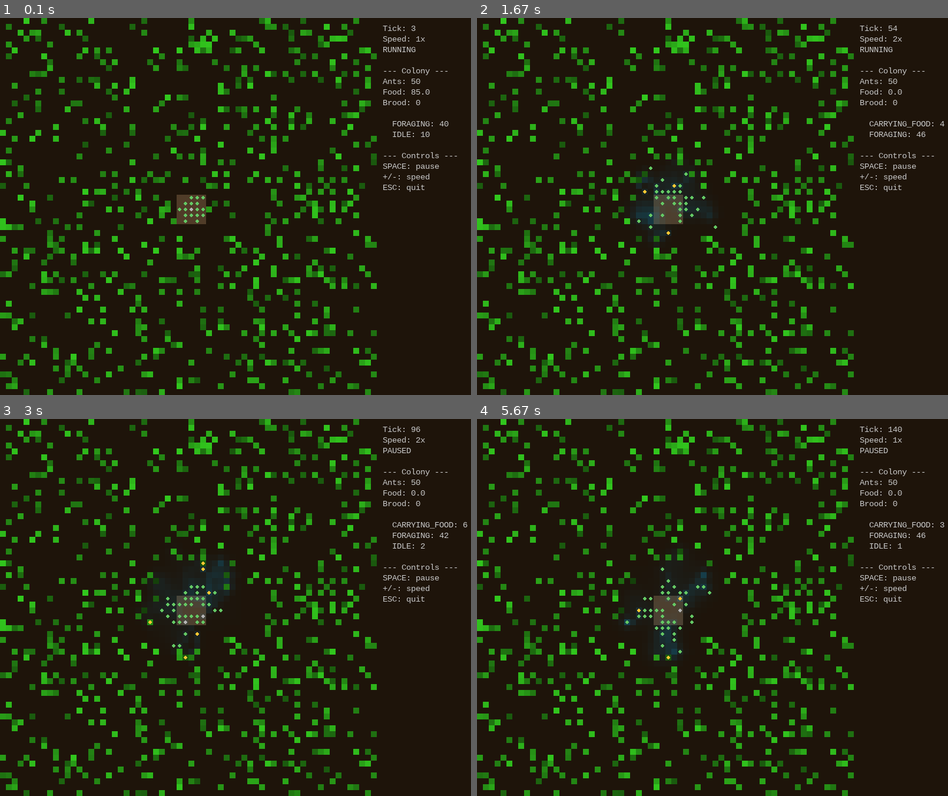
Above: before the commit, frames 1-4 (two rows, left to right).
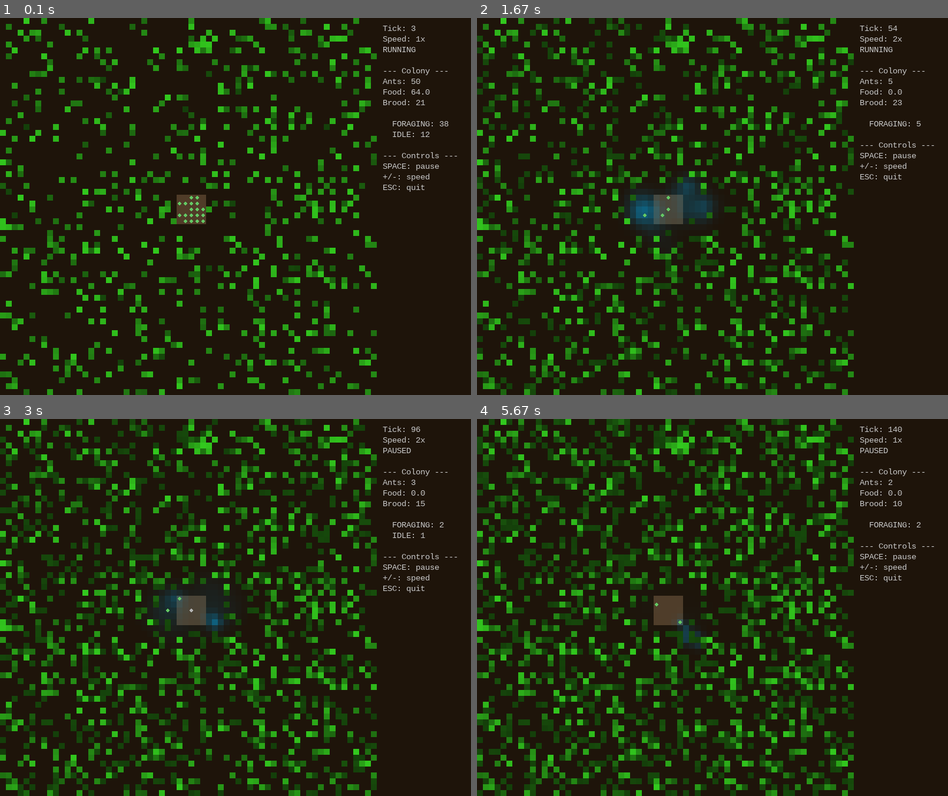
Above: after the commit, the same moments.

Repository: petrofang/anthemyr
Game: pygame game, started from anthemyr/__main__.py
The game is run twice, just before and just after one commit, with the same random seed, the same clock (stepped at 60 frames per second) and the same inputs.
Inputs:
- Up to frame 1 (0.1 s): no input
- Up to frame 2 (1.67 s): tap + at 0.33 s; tap Space at 0.67, 1.07, 1.37, 1.57 s
- Up to frame 3 (3 s): tap Space at 1.9, 2.2, 2.4, 2.7, 2.97 s
- Up to frame 4 (5.67 s): tap Space at 3.3, 3.6, 3.73, 4.13, 4.43, 4.8, 5.2, 5.5 s; tap - at 3.38, 4.88 s

The runs differ from the first frame. In frame 1, 0.5% of the frame differs, in the area x 1-96%, y 12-93%; in frame 2, 8.9%; in frame 3, 13%; in frame 4, 18%, in the area x 0-100%, y 0-100%.

Commit message:
Colony lifecycle: aging, starvation, food regen, brood development
- Ants age each tick and die after max_age (default 500 ticks)
- Colony starvation: ants take HP damage when food_stores = 0
- Food regeneration: cells slowly regrow food (configurable rate/cap)
- Queen egg-laying: eggs proportional to surplus food (cost: 1 food/egg)
- Brood development: brood_count matures into new ants over time
- DEATH pheromone deposited at corpse sites
- 6 new config params in SimulationConfig + default.yaml
- 19 new tests (60 total), determinism verified

Diff:
--- a/anthemyr/colony/colony.py
+++ b/anthemyr/colony/colony.py
@@ -28,6 +28,7 @@
         nest_y: Y coordinate of the nest entrance.
         food_stores: Accumulated food reserves.
         brood_count: Number of developing larvae/pupae.
+        brood_progress: Ticks accumulated toward next brood maturation.
         traits: Genetic trait profile for this colony.
         policies: Current policy-slider settings.
         ants: Living ant population.
@@ -39,6 +40,7 @@
     nest_y: int
     food_stores: float = 100.0
     brood_count: int = 0
+    brood_progress: int = 0
     traits: Traits = field(default_factory=Traits)
     policies: Policies = field(default_factory=Policies)
     ants: list[Ant] = field(default_factory=list)
@@ -71,6 +73,81 @@
         consumption = len(self.ants) * amount_per_ant
         self.food_stores = max(0.0, self.food_stores - consumption)
 
+    def apply_starvation(self, damage: float) -> None:
+        """Damage all ants when the colony has no food.
+
+        Args:
+            damage: HP lost per ant this tick.
+        """
+        if self.food_stores > 0:
+            return
+        for ant in self.ants:
+            ant.hp -= damage
+
+    def apply_aging(self, max_age: int) -> None:
+        """Kill ants that have exceeded their maximum lifespan.
+
+        Args:
+            max_age: Age in ticks after which an ant dies.
+        """
+        for ant in self.ants:
+            if ant.age >= max_age:
+                ant.hp = 0.0
+
+    def lay_eggs(self, egg_rate: float, rng: Generator) -> None:
+        """Queen lays eggs proportional to surplus food stores.
+
+        Egg-laying costs food: each egg costs 1 unit.
+
+        Args:
+            egg_rate: Eggs per tick per unit of surplus food.
+            rng: Seeded random generator.
+        """
+        if self.food_stores <= 10.0:
+            return  # need a baseline before investing in brood
+
+        surplus = self.food_stores - 10.0
+        expected_eggs = surplus * egg_rate
+        # Stochastic: fractional part becomes a probability
+        whole = int(expected_eggs)
+        frac = expected_eggs - whole
+        eggs = whole + (1 if rng.random() < frac else 0)
+
+        # Cap eggs by available food (each egg costs 1 unit)
+        eggs = min(eggs, int(self.food_stores))
+        if eggs > 0:
+            self.brood_count += eggs
+            self.food_stores -= eggs
+
+    def develop_brood(
+        self,
+        mature_ticks: int,
+        rng: Generator,
+    ) -> int:
+        """Advance brood development; mature brood become new ants.
+
+        Brood progress accumulates each tick. When it reaches the
+        maturation threshold, one brood hatches into an adult ant.
+
+        Args:
+            mature_ticks: Ticks required for one brood to mature.
+            rng: Seeded random generator.
+
+        Returns:
+            Number of new ants hatched this tick.
+        """
+        if self.brood_count <= 0:
+            return 0
+
+        self.brood_progress += self.brood_count
+        hatched = 0
+        while self.brood_progress >= mature_ticks and self.brood_count > 0:
+            self.brood_progress -= mature_ticks
+            self.brood_count -= 1
+            self.spawn_ant(rng)
+            hatched += 1
+        return hatched
+
     def remove_dead(self) -> list[Ant]:
         """Remove and return ants that have died (hp <= 0 or starved).
 
--- a/anthemyr/simulation/config.py
+++ b/anthemyr/simulation/config.py
@@ -23,6 +23,12 @@
         world_height: Number of grid rows.
         day_length: Ticks per full day/night cycle.
         initial_ants: Starting ant population per colony.
+        max_age: Maximum ant lifespan in ticks before death.
+        starvation_damage: HP lost per ant per tick when food is 0.
+        food_regen_rate: Probability per cell per tick of food regrowth.
+        food_cap: Maximum food a cell can hold.
+        egg_rate: Eggs laid per tick per unit of surplus food.
+        brood_mature_ticks: Ticks for brood to mature into an adult ant.
         pheromone_defaults: Per-type diffusion/evaporation overrides.
     """
 
@@ -31,6 +37,19 @@
     world_height: int = 64
     day_length: int = 100
     initial_ants: int = 50
+
+    # Ant lifecycle
+    max_age: int = 500
+    starvation_damage: float = 0.05
+
+    # Food regeneration
+    food_regen_rate: float = 0.002
+    food_cap: float = 5.0
+
+    # Brood development
+    egg_rate: float = 0.1
+    brood_mature_ticks: int = 100
+
     pheromone_defaults: dict[str, dict[str, float]] = field(default_factory=dict)
 
     @classmethod
@@ -56,5 +75,20 @@
             world_height=data.get("world_height", cls.world_height),
             day_length=data.get("day_length", cls.day_length),
             initial_ants=data.get("initial_ants", cls.initial_ants),
+            max_age=data.get("max_age", cls.max_age),
+            starvation_damage=data.get(
+                "starvation_damage",
+                cls.starvation_damage,
+            ),
+            food_regen_rate=data.get(
+                "food_regen_rate",
+                cls.food_regen_rate,
+            ),
+            food_cap=data.get("food_cap", cls.food_cap),
+            egg_rate=data.get("egg_rate", cls.egg_rate),
+            brood_mature_ticks=data.get(
+                "brood_mature_ticks",
+                cls.brood_mature_ticks,
+            ),
             pheromone_defaults=data.get("pheromone_defaults", {}),
         )
--- a/anthemyr/simulation/engine.py
+++ b/anthemyr/simulation/engine.py
@@ -81,10 +81,19 @@
         2. Pheromones
         3. Ants
         4. Conflicts
-        5. Colony-level effects
+        5. Colony-level effects (food, aging, starvation, brood, death)
         """
+        from anthemyr.pheromones.fields import PheromoneType
+
         # 1. Update environment
         self.environment.update(self.world, self.rng)
+
+        # 1b. Regenerate food on the world grid
+        self.world.regenerate_food(
+            self.rng,
+            regen_rate=self.config.food_regen_rate,
+            food_cap=self.config.food_cap,
+        )
 
         # 2. Update pheromone fields
         update_field(self.pheromone_field)
@@ -107,7 +116,25 @@
         # 5. Colony-level effects
         for colony in self.colonies:
             colony.consume_food()
-            colony.remove_dead()
+            colony.apply_starvation(self.config.starvation_damage)
+            colony.apply_aging(self.config.max_age)
+
+            # Deposit DEATH pheromone at corpse sites before removing
+            dead = colony.remove_dead()
+            for ant in dead:
+                self.pheromone_field.deposit(
+                    PheromoneType.DEATH,
+                    ant.x,
+                    ant.y,
+                    5.0,
+                )
+
+            # Brood lifecycle
+            colony.lay_eggs(self.config.egg_rate, self.rng)
+            colony.develop_brood(
+                self.config.brood_mature_ticks,
+                self.rng,
+            )
 
         self.tick += 1
 
--- a/anthemyr/world/world.py
+++ b/anthemyr/world/world.py
@@ -113,3 +113,30 @@
                 if 0 <= nx < self.width and 0 <= ny < self.height:
                     self.cells[ny][nx].is_nest = True
                     self.cells[ny][nx].food = 0.0
+
+    def regenerate_food(
+        self,
+        rng: Generator,
+        *,
+        regen_rate: float = 0.002,
+        food_cap: float = 5.0,
+    ) -> None:
+        """Slowly regrow food on non-nest cells each tick.
+
+        Each non-nest cell has a small probability of gaining a bit
+        of food, capped at ``food_cap``.
+
+        Args:
+            rng: Seeded random generator.
+            regen_rate: Probability per cell per tick of food growth.
+            food_cap: Maximum food a cell can hold.
+        """
+        for row in self.cells:
+            for cell in row:
+                if cell.is_nest:
+                    continue
+                if cell.food < food_cap and rng.random() < regen_rate:
+                    cell.food = min(
+                        food_cap,
+                        cell.food + float(rng.uniform(0.1, 0.5)),
+                    )
--- a/config/default.yaml
+++ b/config/default.yaml
@@ -12,6 +12,16 @@
 
 # Colony
 initial_ants: 50
+max_age: 500               # ticks before an ant dies of old age
+starvation_damage: 0.05    # HP lost per ant per tick when food_stores is 0
+
+# Food regeneration
+food_regen_rate: 0.002     # probability per non-nest cell per tick
+food_cap: 5.0              # max food a cell can hold
+
+# Brood development
+egg_rate: 0.1              # eggs laid per tick per unit of surplus food
+brood_mature_ticks: 100    # ticks for brood to become an adult ant
 
 # Per-pheromone-type overrides for diffusion and evaporation rates.
 # Any type not listed here uses the PheromoneLayer defaults (0.1 / 0.05).
--- /dev/null
+++ b/tests/test_lifecycle.py
@@ -0,0 +1,308 @@
+"""Tests for colony lifecycle - aging, starvation, food regen, brood."""
+
+from numpy.random import Generator
+
+from anthemyr.colony.colony import Colony
+from anthemyr.pheromones.fields import PheromoneType
+from anthemyr.simulation.config import SimulationConfig
+from anthemyr.simulation.engine import SimulationEngine
+from anthemyr.world.world import World
+
+
+class TestAging:
+    """Tests for ant aging and natural death."""
+
+    def test_aging_kills_old_ants(self, rng: Generator) -> None:
+        """Ants that exceed max_age are killed."""
+        colony = Colony(colony_id=0, nest_x=4, nest_y=4)
+        ant = colony.spawn_ant(rng)
+        ant.age = 500
+        colony.apply_aging(max_age=500)
+        assert ant.hp == 0.0
+        assert not ant.is_alive
+
+    def test_young_ants_survive(self, rng: Generator) -> None:
+        """Ants below max_age are unaffected."""
+        colony = Colony(colony_id=0, nest_x=4, nest_y=4)
+        ant = colony.spawn_ant(rng)
+        ant.age = 100
+        colony.apply_aging(max_age=500)
+        assert ant.hp > 0
+        assert ant.is_alive
+
+    def test_death_pheromone_deposited(self) -> None:
+        """Engine deposits DEATH pheromone at corpse sites."""
+        cfg = SimulationConfig(
+            seed=42,
+            world_width=8,
+            world_height=8,
+            initial_ants=3,
+            max_age=5,
+        )
+        engine = SimulationEngine(config=cfg)
+        colony = Colony(colony_id=0, nest_x=4, nest_y=4)
+        engine.add_colony(colony)
+
+        # Run enough ticks for ants to age out
+        engine.run(ticks=10)
+
+        # Check that DEATH pheromone was deposited somewhere
+        death_grid = engine.pheromone_field.get_layer(PheromoneType.DEATH)
+        assert death_grid.sum() > 0
+
+
+class TestStarvation:
+    """Tests for starvation mechanics."""
+
+    def test_starvation_damages_ants(self, rng: Generator) -> None:
+        """Ants lose HP when colony food is depleted."""
+        colony = Colony(
+            colony_id=0,
+            nest_x=4,
+            nest_y=4,
+            food_stores=0.0,
+        )
+        ant = colony.spawn_ant(rng)
+        initial_hp = ant.hp
+        colony.apply_starvation(damage=0.1)
+        assert ant.hp < initial_hp
+
+    def test_no_damage_with_food(self, rng: Generator) -> None:
+        """Ants are not damaged when colony has food."""
+        colony = Colony(
+            colony_id=0,
+            nest_x=4,
+            nest_y=4,
+            food_stores=50.0,
+        )
+        ant = colony.spawn_ant(rng)
+        initial_hp = ant.hp
+        colony.apply_starvation(damage=0.1)
+        assert ant.hp == initial_hp
+
+    def test_starvation_eventually_kills(self, rng: Generator) -> None:
+        """Repeated starvation reduces HP to 0."""
+        colony = Colony(
+            colony_id=0,
+            nest_x=4,
+            nest_y=4,
+            food_stores=0.0,
+        )
+        ant = colony.spawn_ant(rng)
+        for _ in range(20):
+            colony.apply_starvation(damage=0.1)
+        assert not ant.is_alive
+
+    def test_engine_starvation_kills_ants(self) -> None:
+        """Full engine integration: starving colony loses ants."""
+        cfg = SimulationConfig(
+            seed=42,
+            world_width=8,
+            world_height=8,
+            initial_ants=10,
+            max_age=99999,
+            starvation_damage=0.5,
+            food_regen_rate=0.0,
+        )
+        engine = SimulationEngine(config=cfg)
+        colony = Colony(
+            colony_id=0,
+            nest_x=4,
+            nest_y=4,
+            food_stores=0.0,
+        )
+        engine.add_colony(colony)
+        engine.run(ticks=5)
+        # With 0.5 damage/tick and 1.0 HP, ants die in 2 ticks
+        assert len(colony.ants) < 10
+
+
+class TestFoodRegeneration:
+    """Tests for world food regeneration."""
+
+    def test_food_regrows(self, rng: Generator) -> None:
+        """Cells gain food over time when regen_rate > 0."""
+        world = World(width=8, height=8)
+        total_before = sum(c.food for row in world.cells for c in row)
+        # High rate to guarantee growth
+        for _ in range(100):
+            world.regenerate_food(rng, regen_rate=1.0, food_cap=5.0)
+        total_after = sum(c.food for row in world.cells for c in row)
+        assert total_after > total_before
+
+    def test_food_respects_cap(self, rng: Generator) -> None:
+        """Food never exceeds the configured cap."""
+        world = World(width=4, height=4)
+        for _ in range(1000):
+            world.regenerate_food(rng, regen_rate=1.0, food_cap=3.0)
+        for row in world.cells:
+            for cell in row:
+                assert cell.food <= 3.0
+
+    def test_nest_cells_dont_regen(self, rng: Generator) -> None:
+        """Nest cells should not accumulate food."""
+        world = World(width=4, height=4)
+        world.mark_nest(2, 2, radius=1)
+        for _ in range(100):
+            world.regenerate_food(rng, regen_rate=1.0, food_cap=5.0)
+        nest_cell = world.cell_at(2, 2)
+        assert nest_cell.food == 0.0
+
+    def test_zero_regen_rate(self, rng: Generator) -> None:
+        """No food grows when regen_rate is 0."""
+        world = World(width=4, height=4)
+        for _ in range(100):
+            world.regenerate_food(rng, regen_rate=0.0, food_cap=5.0)
+        total = sum(c.food for row in world.cells for c in row)
+        assert total == 0.0
+
+
+class TestBroodDevelopment:
+    """Tests for queen egg-laying and brood maturation."""
+
+    def test_no_eggs_when_low_food(self, rng: Generator) -> None:
+        """Colony doesn't lay eggs when food stores are low."""
+        colony = Colony(
+            colony_id=0,
+            nest_x=4,
+            nest_y=4,
+            food_stores=5.0,
+        )
+        colony.lay_eggs(egg_rate=0.1, rng=rng)
+        assert colony.brood_count == 0
+
+    def test_eggs_laid_with_surplus(self, rng: Generator) -> None:
+        """Colony lays eggs when food exceeds threshold."""
+        colony = Colony(
+            colony_id=0,
+            nest_x=4,
+            nest_y=4,
+            food_stores=60.0,
+        )
+        colony.lay_eggs(egg_rate=0.5, rng=rng)
+        assert colony.brood_count > 0
+
+    def test_egg_laying_costs_food(self, rng: Generator) -> None:
+        """Each egg costs 1 food unit."""
+        colony = Colony(
+            colony_id=0,
+            nest_x=4,
+            nest_y=4,
+            food_stores=60.0,
+        )
+        food_before = colony.food_stores
+        colony.lay_eggs(egg_rate=0.5, rng=rng)
+        if colony.brood_count > 0:
+            assert colony.food_stores < food_before
+
+    def test_brood_matures_into_ants(self, rng: Generator) -> None:
+        """Brood eventually hatches into new ants."""
+        colony = Colony(
+            colony_id=0,
+            nest_x=4,
+            nest_y=4,
+            brood_count=5,
+        )
+        initial_ants = len(colony.ants)
+        # Mature ticks = 10; with 5 brood, progress += 5 each tick
+        # After 2 ticks: progress = 10 -> hatch 1
+        for _ in range(10):
+            colony.develop_brood(mature_ticks=10, rng=rng)
+        assert len(colony.ants) > initial_ants
+
+    def test_brood_count_decreases_on_hatch(self, rng: Generator) -> None:
+        """Brood count decreases as brood hatches."""
+        colony = Colony(
+            colony_id=0,
+            nest_x=4,
+            nest_y=4,
+            brood_count=3,
+        )
+        for _ in range(100):
+            colony.develop_brood(mature_ticks=10, rng=rng)
+        assert colony.brood_count == 0
+
+    def test_no_brood_no_hatch(self, rng: Generator) -> None:
+        """No brood means no new ants."""
+        colony = Colony(
+            colony_id=0,
+            nest_x=4,
+            nest_y=4,
+            brood_count=0,
+        )
+        hatched = colony.develop_brood(mature_ticks=10, rng=rng)
+        assert hatched == 0
+        assert len(colony.ants) == 0
+
+    def test_full_lifecycle_integration(self) -> None:
+        """Integrated test: ants forage, colony breeds, population grows."""
+        cfg = SimulationConfig(
+            seed=42,
+            world_width=16,
+            world_height=16,
+            initial_ants=10,
+            max_age=99999,
+            starvation_damage=0.05,
+            food_regen_rate=0.05,
+            food_cap=5.0,
+            egg_rate=0.5,
+            brood_mature_ticks=20,
+        )
+        engine = SimulationEngine(config=cfg)
+        colony = Colony(
+            colony_id=0,
+            nest_x=8,
+            nest_y=8,
+            food_stores=200.0,
+        )
+        engine.add_colony(colony)
+        engine.run(ticks=50)
+
+        # With lots of food and high egg rate, colony should have grown
+        assert len(colony.ants) > 10
+        # Brood system was active
+        assert colony.generation == 0  # no evolution yet
+
+
+class TestLifecycleDeterminism:
+    """Ensure lifecycle features preserve determinism."""
+
+    def test_determinism_with_lifecycle(self) -> None:
+        """Same seed produces identical state with birth/death."""
+        cfg = SimulationConfig(
+            seed=777,
+            world_width=8,
+            world_height=8,
+            initial_ants=5,
+            max_age=100,
+            starvation_damage=0.05,
+            food_regen_rate=0.01,
+            food_cap=5.0,
+            egg_rate=0.2,
+            brood_mature_ticks=30,
+        )
+
+        engine_a = SimulationEngine(config=cfg)
+        colony_a = Colony(colony_id=0, nest_x=4, nest_y=4)
+        engine_a.add_colony(colony_a)
+        engine_a.run(ticks=50)
+
+        engine_b = SimulationEngine(config=cfg)
+        colony_b = Colony(colony_id=0, nest_x=4, nest_y=4)
+        engine_b.add_colony(colony_b)
+        engine_b.run(ticks=50)
+
+        assert len(colony_a.ants) == len(colony_b.ants)
+        assert colony_a.food_stores == colony_b.food_stores
+        assert colony_a.brood_count == colony_b.brood_count
+
+        for ant_a, ant_b in zip(
+            colony_a.ants,
+            colony_b.ants,
+            strict=True,
+        ):
+            assert ant_a.x == ant_b.x
+            assert ant_a.y == ant_b.y
+            assert ant_a.task == ant_b.task
+            assert ant_a.hp == ant_b.hp
+            assert ant_a.age == ant_b.age
